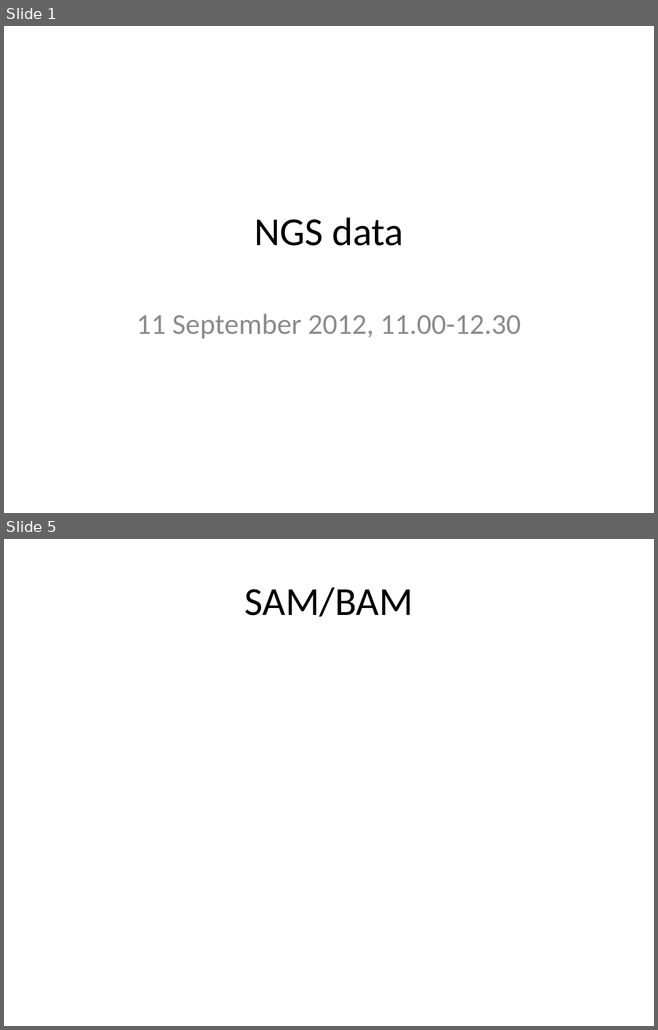
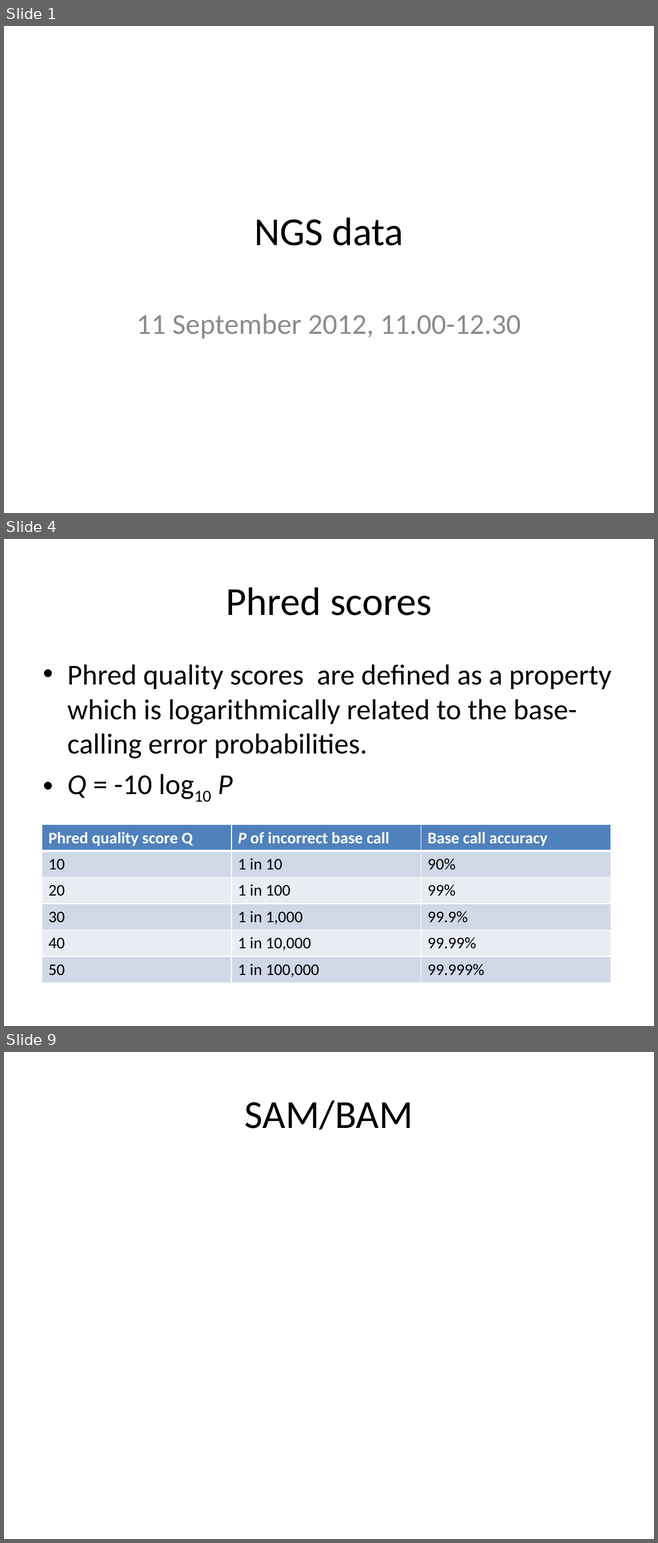
Before and after one commit to rvosa/ngs-workflows, a slide deck: doc/slides/day1/session2/NGSdata.pptx. Shown one above the other, each under a label of ours: slides 1 and 5 before the commit, slides 1, 4 and 9 after it; the slides between them are not shown. The pictures are 658x1030 and 658x1543 pixels, drawn with LibreOffice and Linux fonts; fonts in the diff are those of the drawing. Boxes give left, top, right and bottom in pixels: in the first picture for what was removed or moved away, otherwise in the second. Text is boxed around its words. In the diff, an @@ line names an element or a change of style, - is before the commit and + after.

```diff
--- a/doc/slides/day1/session2/NGSdata.pptx
+++ b/doc/slides/day1/session2/NGSdata.pptx
@@ slide 4 added at (4, 539, 654, 1026), background #FFFFFF @@
@@ title added at (226, 587, 431, 616), 44 pt, text #000000 @@
+Phred scores
@@ text added at (67, 664, 611, 798), 32 pt, text #000000 @@
+• Phred quality scores are defined as a property which is logarithmically related to the base-calling error probabilities.
+• Q = -10 log10 P
@@ table added at (42, 825, 611, 983), 6 rows, 3 columns @@
+Phred quality score Q | P of incorrect base call | Base call accuracy
+10 | 1 in 10 | 90%
+20 | 1 in 100 | 99%
+30 | 1 in 1,000 | 99.9%
+40 | 1 in 10,000 | 99.99%
+50 | 1 in 100,000 | 99.999%
@@ what was slide 5 is now slide 9 @@
```
Also in this commit, not shown: 3 slides changed, 5 other slides added, 2 slides removed.
